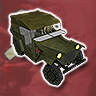
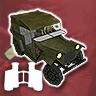
Layers edited between the first and the second 96x96 image:
added layer "Layer 5" above "Layer 4" over [0, 58, 47, 95]
